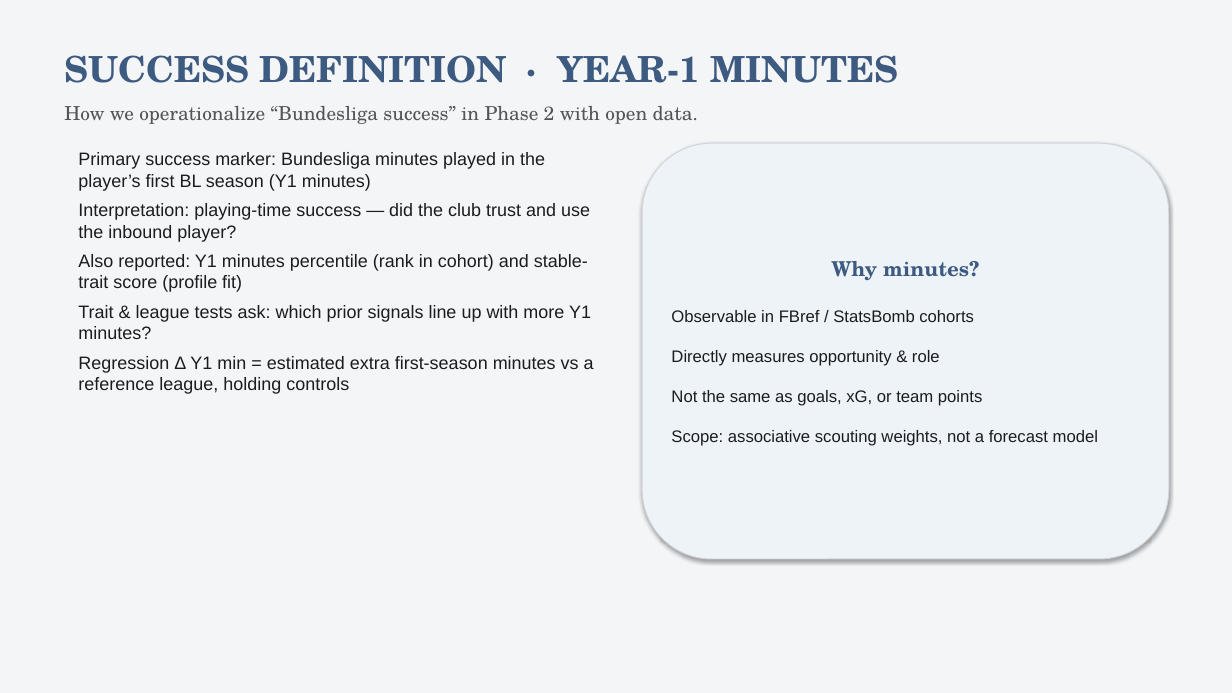
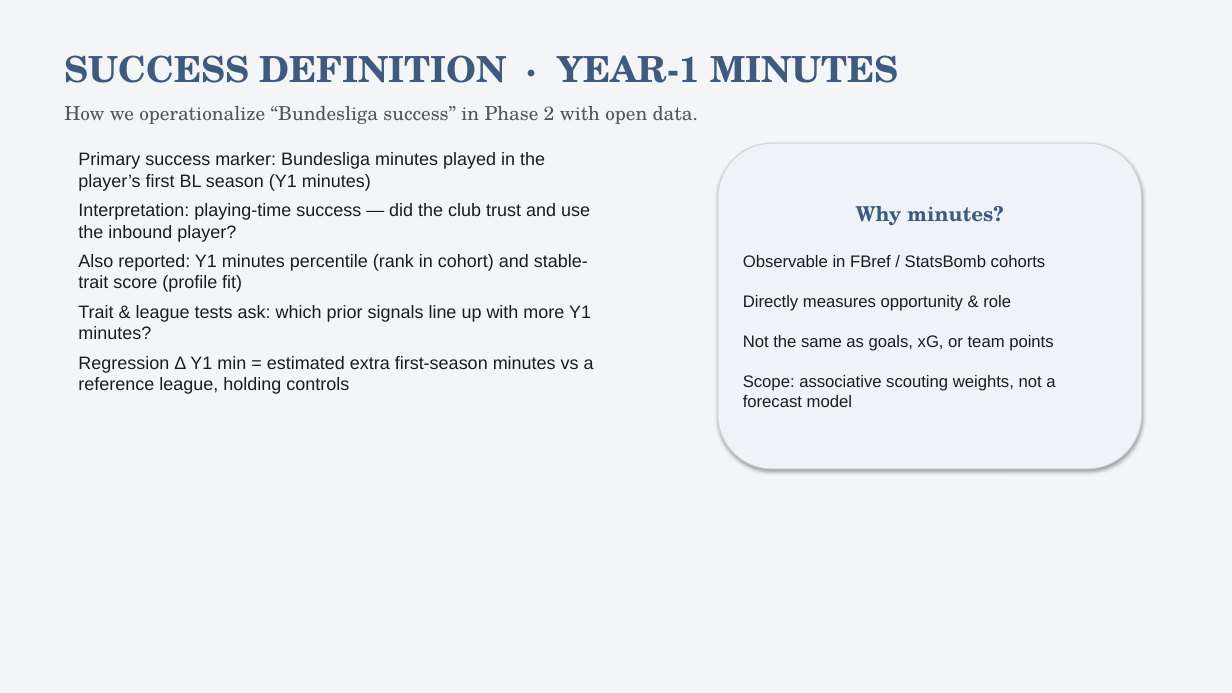
Before and after one commit to colbymorris08/bundesliga-transfer-traits, a slide deck: slide 14 of bundesliga_transfer_traits.pptx. Drawn at 1232x693 pixels with LibreOffice and Linux fonts; fonts in the diff are those of the drawing. Boxes give left, top, right and bottom in pixels: in the first picture for what was removed or moved away, otherwise in the second. Text is boxed around its words. In the diff, an @@ line names an element or a change of style, - is before the commit and + after.

```diff
--- a/bundesliga_transfer_traits.pptx
+++ b/bundesliga_transfer_traits.pptx
@@ rounded rectangle "Why minutes?": place and size @@
-rounded rectangle "Why minutes?" at <box>642,143,1169,559</box>
+rounded rectangle "Why minutes?" at <box>718,143,1142,469</box>
```
Also in this commit, not shown: 11 other slides changed.
